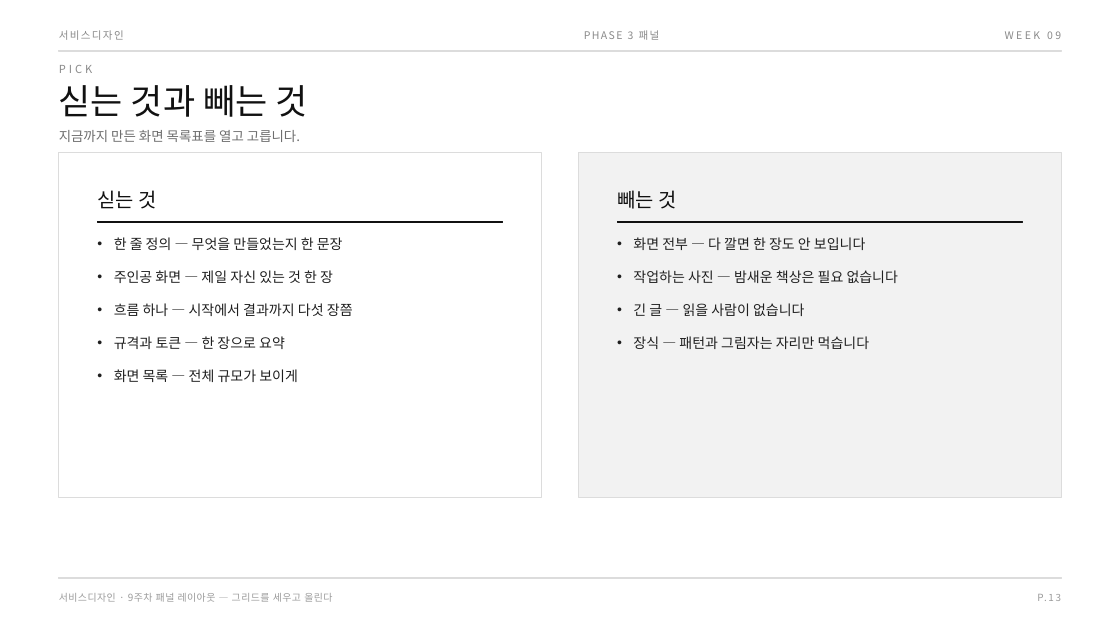
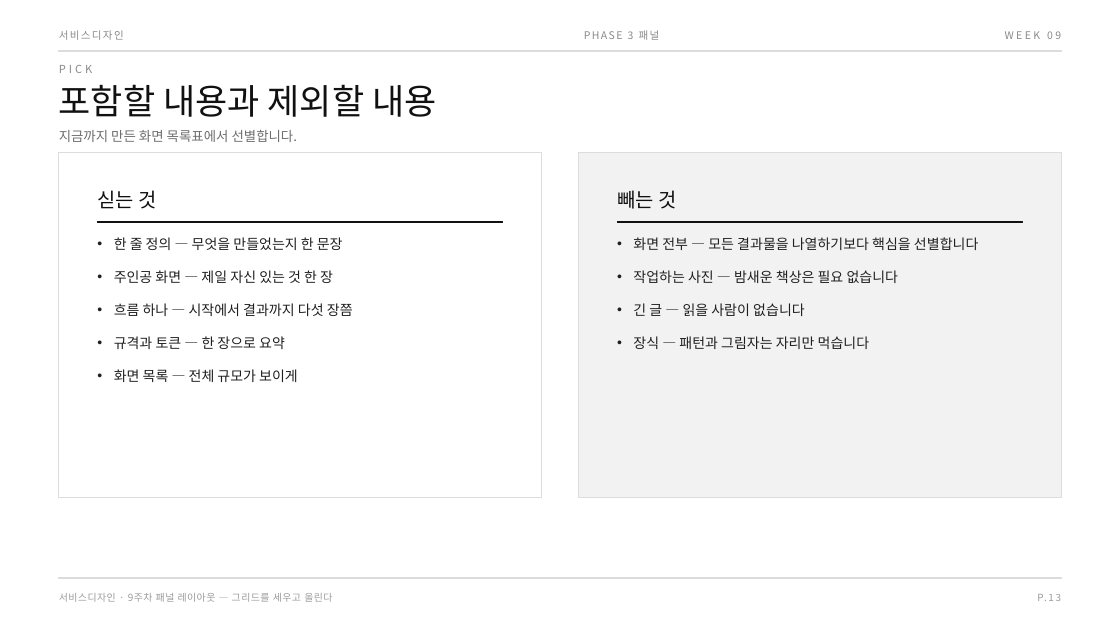
Before and after one commit to design-eng/MIN.D, a slide deck: slide 20 of dist/weeks-2학기/서비스디자인_2학기_09주차_패널레이아웃.pptx. Drawn at 1120x630 pixels with LibreOffice and Linux fonts; fonts in the diff are those of the drawing. Boxes give left, top, right and bottom in pixels: in the first picture for what was removed or moved away, otherwise in the second. Text is boxed around its words. In the diff, an @@ line names an element or a change of style, - is before the commit and + after.

```diff
--- a/dist/weeks-2학기/서비스디자인_2학기_09주차_패널레이아웃.pptx
+++ b/dist/weeks-2학기/서비스디자인_2학기_09주차_패널레이아웃.pptx
@@ text at (x1=59, y1=84, x2=436, y2=117): text changed @@
-싣는 것과 빼는 것
+포함할 내용과 제외할 내용
@@ text at (x1=59, y1=130, x2=298, y2=142): text changed @@
-지금까지 만든 화면 목록표를 열고 고릅니다.
+지금까지 만든 화면 목록표에서 선별합니다.
@@ text at (x1=633, y1=237, x2=979, y2=250): text changed @@
-• 화면 전부 — 다 깔면 한 장도 안 보입니다
+• 화면 전부 — 모든 결과물을 나열하기보다 핵심을 선별합니다
```
Also in this commit, not shown: 20 other slides changed, 5 other files.
